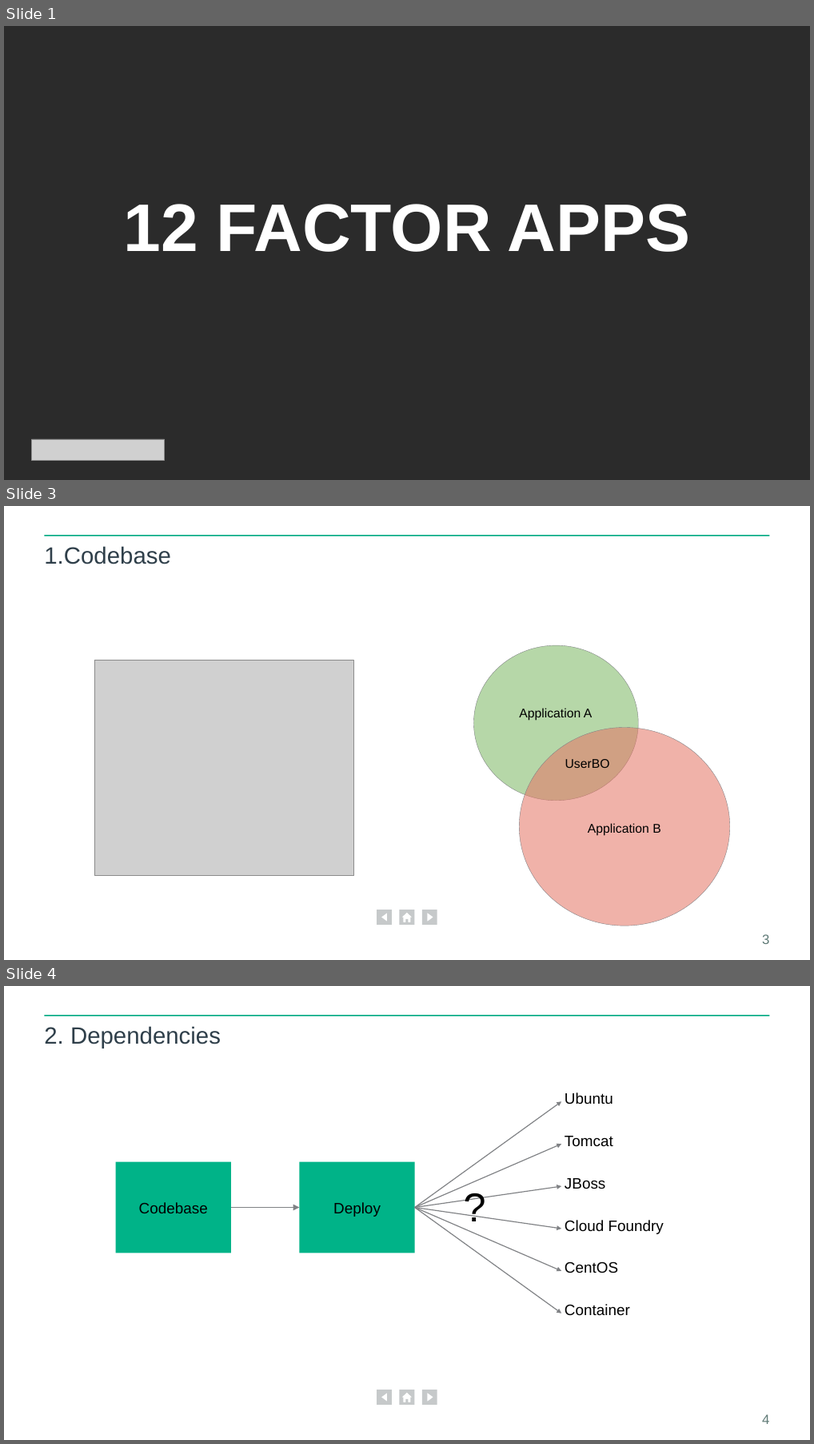
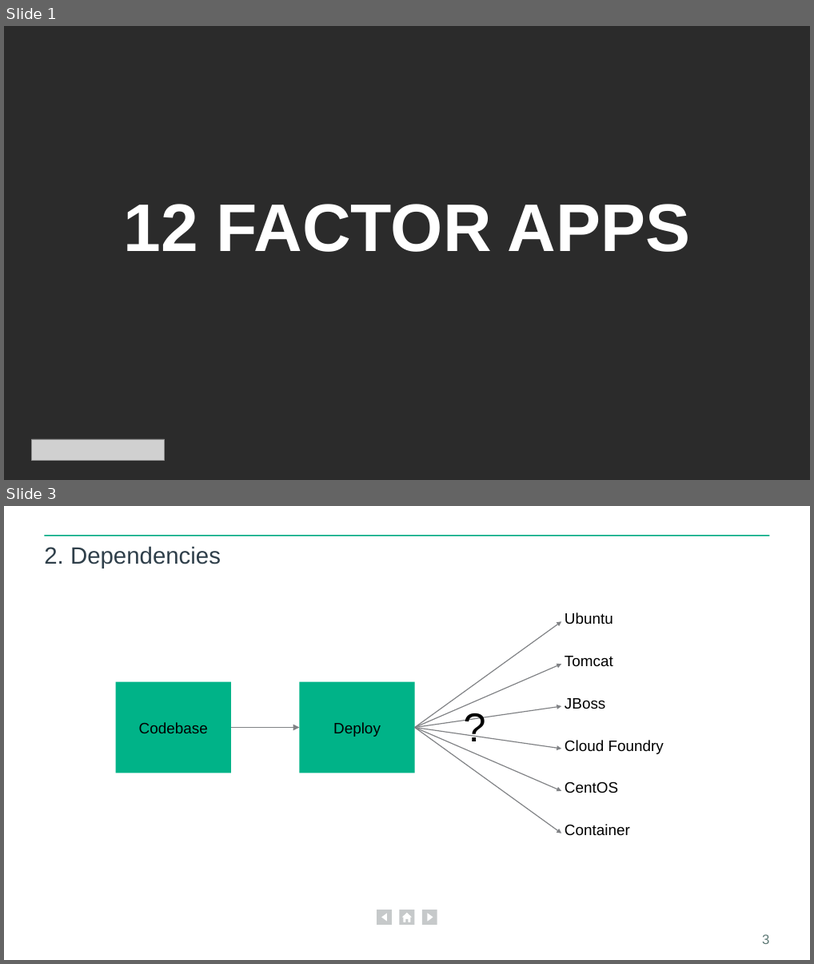
Before and after one commit to eljuanchosf/smit-training, a slide deck: dev/12 factor apps.pptx. Shown one above the other, each under a label of ours: slides 1, 3 and 4 before the commit, slides 1 and 3 after it; the slides between them are not shown. The pictures are 814x1444 and 814x964 pixels, drawn with LibreOffice and Linux fonts; fonts in the diff are those of the drawing; grey boxes stand for pictures; background and template pictures are left out; a plain dark background stands for a picture behind light text. Boxes give left, top, right and bottom in pixels: in the first picture for what was removed or moved away, otherwise in the second. Text is boxed around its words. In the diff, an @@ line names an element or a change of style, - is before the commit and + after.

```diff
--- a/dev/12 factor apps.pptx
+++ b/dev/12 factor apps.pptx
@@ slide 3 removed at <box>4,506,810,960</box>, background #FFFFFF; not listed: 4 template elements that a slide beside it also shows @@
@@ title removed at <box>44,546,171,564</box> @@
-1. Codebase
@@ ellipse removed at <box>474,645,638,800</box> @@
@@ picture removed at <box>94,660,354,875</box> @@
@@ text removed at <box>519,708,592,720</box> @@
-Application A
@@ ellipse removed at <box>519,728,730,925</box> @@
@@ text removed at <box>566,759,610,768</box> @@
-UserBO
@@ text removed at <box>588,823,661,836</box> @@
-Application B
@@ page number removed at <box>762,934,770,944</box> @@
-3
@@ what was slide 4 is now slide 3 @@
@@ page number at <box>762,934,770,944</box>: text changed @@
-4
+3
```
Also in this commit, not shown: 2 slides changed, 3 slides added, 1 other slide removed, 5 other files.
